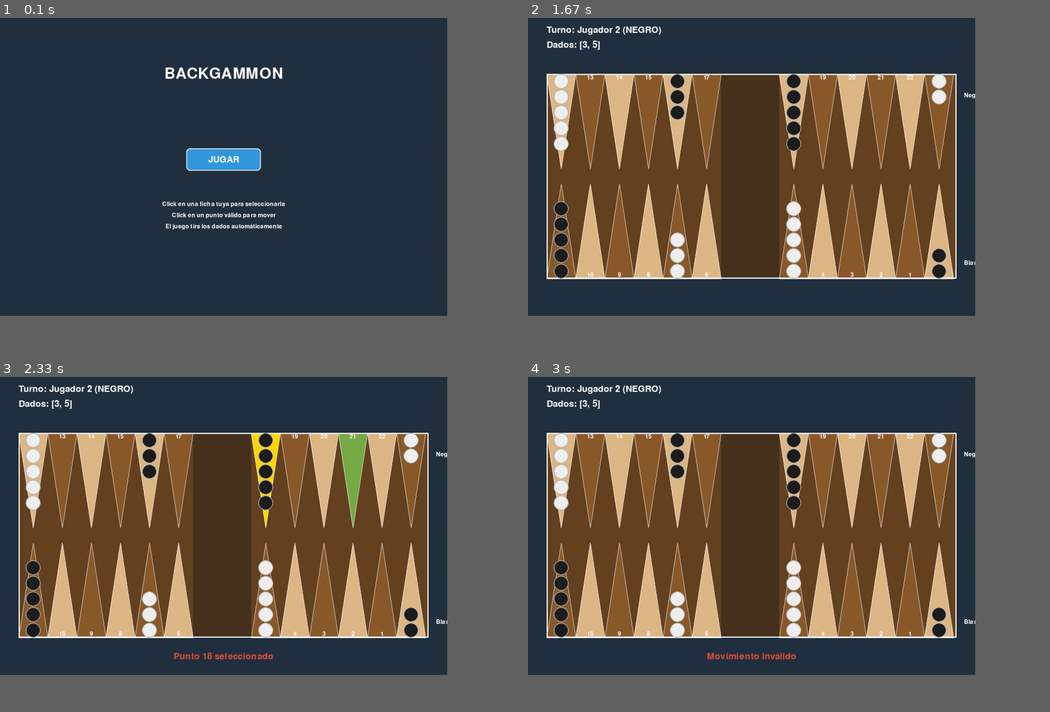
Above: before the commit, frames 1-4 (two rows, left to right).
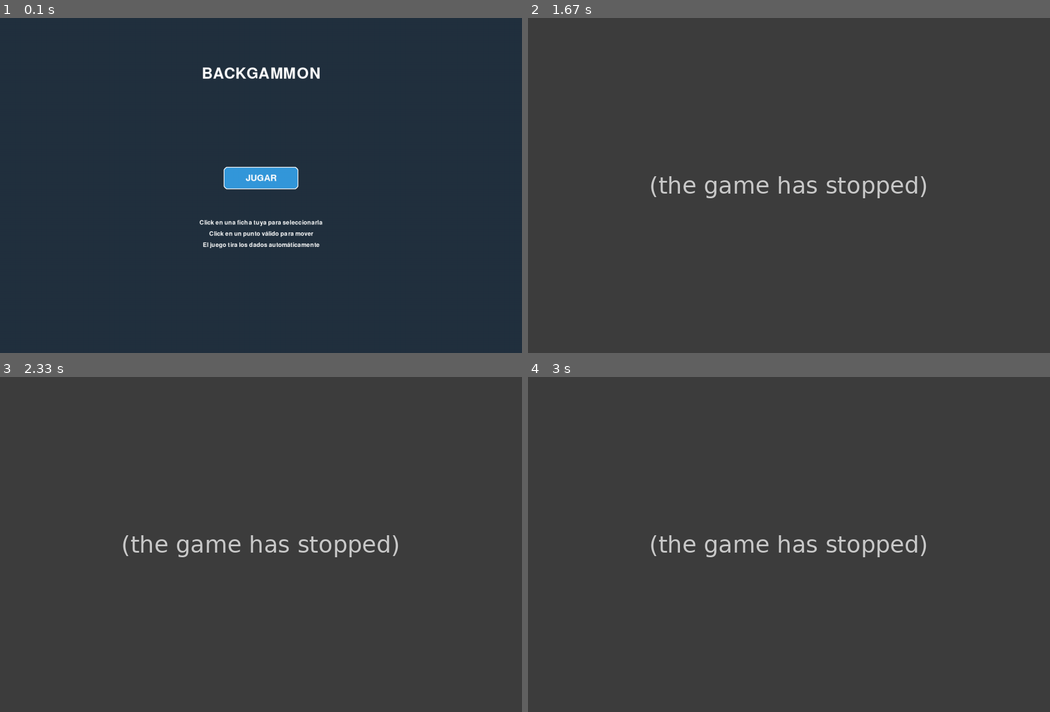
Above: after the commit, the same moments.

Repository: um-computacion/computacion-2025-backgammon-joaqfernandez
Game: pygame game, started from pygame_ui/pygame_ui.py
The game is run twice, just before and just after one commit, with the same random seed, the same clock (stepped at 60 frames per second) and the same inputs.
Inputs (mouse positions are in pixels of both pictures, inside the frame that each line leads up to):
- Up to frame 1 (0.1 s): no input
- Up to frame 2 (1.67 s): click (752, 165) at 0.38 s; click (815, 188) at 0.72 s; click (867, 58) at 1.62 s
- Up to frame 3 (2.33 s): click (224, 433) at 1.95 s; click (266, 450) at 2.28 s
- Up to frame 4 (3 s): click (637, 598) at 2.62 s; click (710, 420) at 2.95 s
In our replay, the window is 771x514 before the commit and 900x578 after it. These sizes can differ from the game's own. Grey fills any space a smaller window leaves; there, only what the larger window draws over its background counts as a difference.

The runs differ from the first frame. In frame 1, 3.6% of the frame differs, in the area x 31-62%, y 14-69%; in frame 2, 76%, in the area x 0-86%, y 0-89%; in frame 3, 76%; in frame 4, 76%.
Error after the commit: AttributeError: 'PygameUI' object has no attribute '__dibujar_info_fuera__' (pygame_ui.py li...; the game stopped at 0.38 s (later frames are placeholders)

Commit message:
corrigo error de ventana en pygame

Diff:
--- a/pygame_ui/pygame_ui.py
+++ b/pygame_ui/pygame_ui.py
@@ -28,10 +28,16 @@
         self.__color_mensaje_exito__ = (46, 204, 113)
 
         # Dimensiones
-        self.__ancho_ventana__ = 1200
-        self.__alto_ventana__ = 800
-        self.__marge__ = 50
+        self.__ancho_ventana__ = 1400
+        self.__alto_ventana__ = 900
+        self.__marge__ = 40
         self.__radio_ficha__ = 20
+        self.__ancho_area_fuera__ = 220
+        self.__color_area_fuera__ = (87, 66, 52)
+        self.__color_borde_area_fuera__ = (200, 200, 200)
+        self.__destino_fuera_blanco__ = -1
+        self.__destino_fuera_negro__ = 24
+
 
         self.__ancho__ = self.__ancho_ventana__
         self.__alto__ = self.__alto_ventana__
@@ -60,12 +66,31 @@
     def __calcular_dimensiones_tablero__(self):
         self.__tablero_x__ = self.__marge__
         self.__tablero_y__ = self.__marge__ + 100
-        self.__tablero_ancho__ = self.__ancho__ - 2 * self.__marge__
+        self.__tablero_ancho__ = self.__ancho__ - 2 * self.__marge__ - self.__ancho_area_fuera__
         self.__tablero_alto__ = self.__alto__ - 2 * self.__marge__ - 150
 
         # Ancho de cada punto (triángulo)
         self.__ancho_punto__ = self.__tablero_ancho__ // 14  # 12 puntos + 2 para la barra
         self.__alto_punto__ = self.__tablero_alto__ // 2 - 20
+
+        self.__area_fuera_x__ = self.__tablero_x__ + self.__tablero_ancho__ + 20
+        area_usable_ancho = self.__ancho_area_fuera__ - 40
+        mitad_tablero = self.__tablero_y__ + self.__tablero_alto__ // 2
+        alto_area = self.__tablero_alto__ // 2 - 40
+
+        self.__area_fuera_negro__ = pygame.Rect(
+            self.__area_fuera_x__,
+            self.__tablero_y__ + 20,
+            area_usable_ancho,
+            alto_area
+        )
+
+        self.__area_fuera_blanco__ = pygame.Rect(
+            self.__area_fuera_x__,
+            mitad_tablero + 20,
+            area_usable_ancho,
+            alto_area
+        )
 
     def dibujar_fondo(self):
         self.__pantalla__.fill(self.__color_fondo__)
@@ -92,6 +117,8 @@
              2 * self.__ancho_punto__, self.__tablero_alto__)
         )
 
+        self.__dibujar_areas_fuera__()
+
         # Dibujar bordes
         pygame.draw.rect(
             self.__pantalla__,
@@ -100,6 +127,7 @@
              self.__tablero_ancho__, self.__tablero_alto__),
             3
         )
+
 
     def __dibujar_punto__(self, numero_punto: int):
         # Determinar posición
@@ -155,6 +183,21 @@
         texto_rect = texto.get_rect(center=(x + self.__ancho_punto__ // 2, y_base + (10 if fila == 0 else -10)))
         self.__pantalla__.blit(texto, texto_rect)
 
+    def __dibujar_areas_fuera__(self):
+        if not hasattr(self, "__area_fuera_blanco__"):
+            return
+
+        highlight_blanco = any(destino == self.__destino_fuera_blanco__ for _, destino, _ in self.__movimientos_posibles__)
+        highlight_negro = any(destino == self.__destino_fuera_negro__ for _, destino, _ in self.__movimientos_posibles__)
+
+        for rect, resaltar in (
+            (self.__area_fuera_negro__, highlight_negro),
+            (self.__area_fuera_blanco__, highlight_blanco),
+        ):
+            pygame.draw.rect(self.__pantalla__, self.__color_area_fuera__, rect, border_radius=12)
+            color_borde = self.__color_movimiento_posible__ if resaltar else self.__color_borde_area_fuera__
+            pygame.draw.rect(self.__pantalla__, color_borde, rect, 3, border_radius=12)
+
     def dibujar_fichas(self):
         if not self.__juego__:
             return
@@ -246,21 +289,24 @@
                 self.__pantalla__.blit(texto, (barra_x - 10, y_base + 30))
 
     def __dibujar_fichas_fuera__(self):
-        if not self.__juego__:
-            return
-
-        # Área de fichas fuera (derecha del tablero)
-        fuera_x = self.__tablero_x__ + self.__tablero_ancho__ + 20
-
-        # Fichas blancas fuera
         fichas_blanco = self.__juego__.tablero.fichas_fuera("BLANCO")
-        texto = self.__fuente_pequeña__.render(f"Blanco fuera: {fichas_blanco}", True, self.__color_texto__)
-        self.__pantalla__.blit(texto, (fuera_x, self.__tablero_y__ + self.__tablero_alto__ - 50))
-
-        # Fichas negras fuera
+
         fichas_negro = self.__juego__.tablero.fichas_fuera("NEGRO")
-        texto = self.__fuente_pequeña__.render(f"Negro fuera: {fichas_negro}", True, self.__color_texto__)
-        self.__pantalla__.blit(texto, (fuera_x, self.__tablero_y__ + 50))
+        self.__dibujar_info_fuera__(
+            self.__area_fuera_blanco__,
+            "Blanco",
+            fichas_blanco,
+            self.__color_ficha_blanca__
+        )
+
+        self.__dibujar_info_fuera__(
+            self.__area_fuera_negro__,
+            "Negro",
+            fichas_negro,
+            self.__color_ficha_negra__
+        )
+
+
 
     def dibujar_info_turno(self):
         if not self.__juego__ or not self.__juego__.turno_actual:
@@ -300,10 +346,17 @@
     def obtener_punto_desde_posicion(self, pos: tuple) -> int:
         x, y = pos
 
+        if hasattr(self, "__area_fuera_blanco__"):
+            if self.__area_fuera_blanco__.collidepoint(pos):
+                return self.__destino_fuera_blanco__
+            if self.__area_fuera_negro__.collidepoint(pos):
+                return self.__destino_fuera_negro__
+
+
         # Verificar si está dentro del tablero
         if not (self.__tablero_x__ <= x <= self.__tablero_x__ + self.__tablero_ancho__ and
                 self.__tablero_y__ <= y <= self.__tablero_y__ + self.__tablero_alto__):
-            return -1
+            return None
 
         # Calcular columna
         x_rel = x - self.__tablero_x__
@@ -311,7 +364,7 @@
 
         # Ajustar por la barra
         if columna >= 6 and columna < 8:
-            return -1  # Click en la barra
+            return None  # Click en la barra
         if columna >= 8:
             columna -= 2
 
@@ -324,7 +377,7 @@
             # Parte inferior (puntos 0-11)
             numero_punto = 11 - columna
 
-        return numero_punto if 0 <= numero_punto < 24 else -1
+        return numero_punto if 0 <= numero_punto < 24 else None
 
     def manejar_click(self, pos: tuple):
 
@@ -334,7 +387,7 @@
         punto_clickeado = self.obtener_punto_desde_posicion(pos)
         print(f"Click en punto: {punto_clickeado}")
 
-        if punto_clickeado == -1:
+        if punto_clickeado is None:
             # Click fuera del tablero, deseleccionar
             self.__punto_seleccionado__ = None
             self.__movimientos_posibles__ = []
@@ -342,6 +395,8 @@
 
         # Si no hay punto seleccionado, seleccionar este
         if self.__punto_seleccionado__ is None:
+            if not isinstance(punto_clickeado, int) or not (0 <= punto_clickeado < 24):
+                return
             color_actual = self.__juego__.turno_actual.color
             punto = self.__juego__.tablero.obtener_puntos()[punto_clickeado]
 
@@ -473,7 +528,7 @@
         mouse_pos = pygame.mouse.get_pos()
         __color_boton__ = self.__color_boton_hover__ if boton_rect.collidepoint(mouse_pos) else self.__color_boton__
 
-        pygame.draw.rect(self.__pantalla__, __color_boton__.boton_rect, border_radius=10)
+        pygame.draw.rect(self.__pantalla__, __color_boton__, boton_rect, border_radius=10)
         pygame.draw.rect(self.__pantalla__, self.__color_texto__, boton_rect, 2, border_radius=10)
 
         texto_boton = self.__fuente_texto__.render("MENÚ", True, self.__color_texto__)
